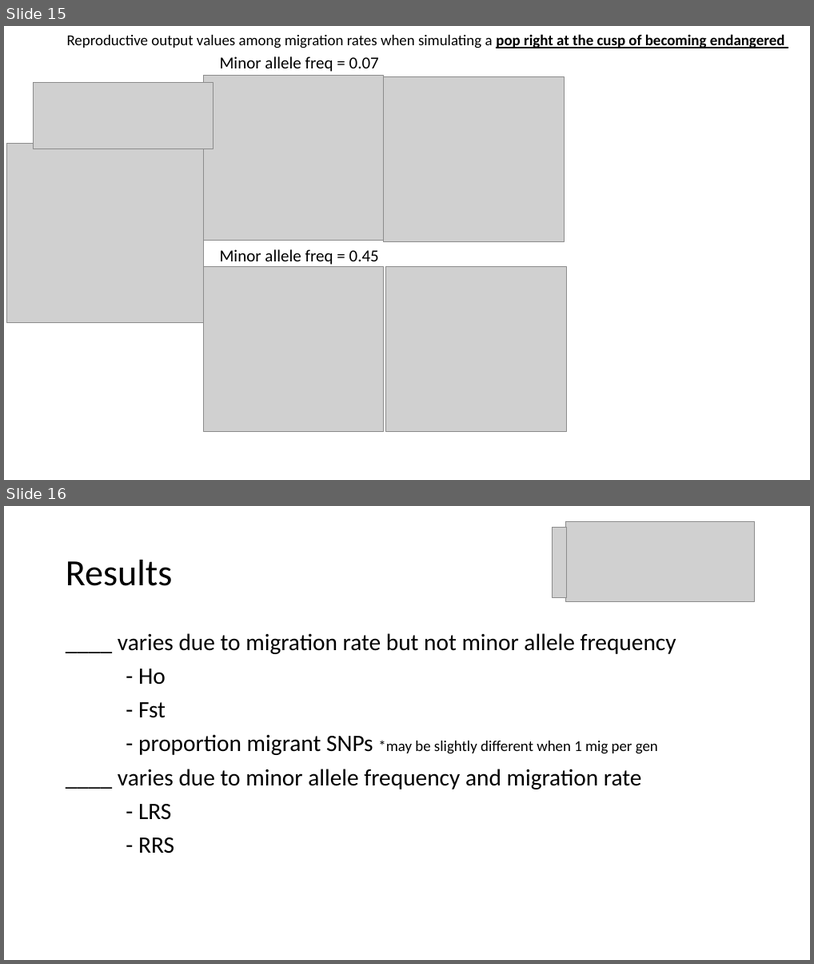
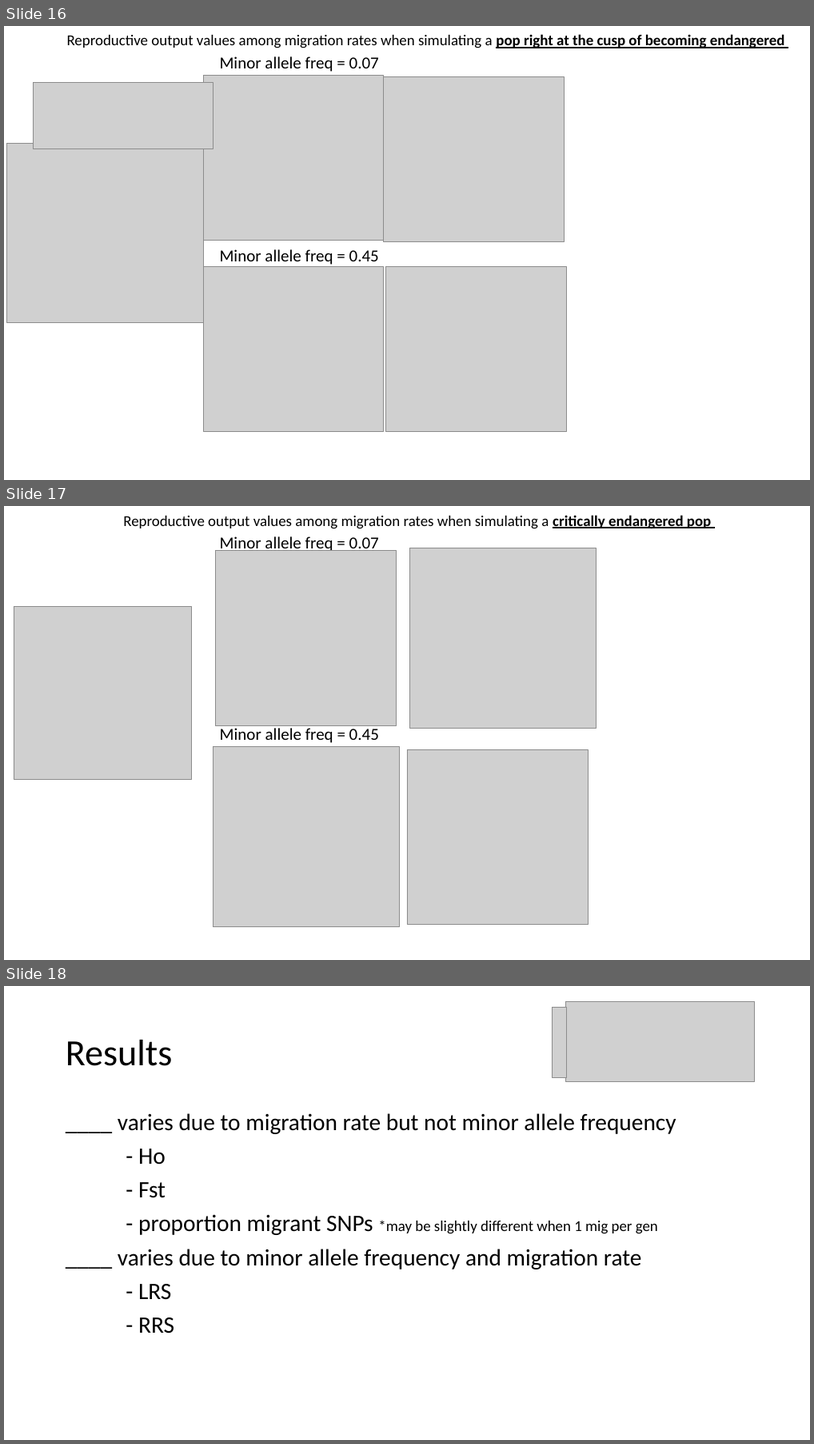
Before and after one commit to ginalamka/ComplexModel_ABM, a slide deck: Output_local/holding/figs/Figs_1.13.23.pptx. Shown one above the other, each under a label of ours: slides 15 and 16 before the commit, slides 16, 17 and 18 after it. The pictures are 814x964 and 814x1444 pixels, drawn with LibreOffice and Linux fonts; fonts in the diff are those of the drawing; grey boxes stand for pictures. Boxes give left, top, right and bottom in pixels: in the first picture for what was removed or moved away, otherwise in the second. Text is boxed around its words. In the diff, an @@ line names an element or a change of style, - is before the commit and + after.

```diff
--- a/Output_local/holding/figs/Figs_1.13.23.pptx
+++ b/Output_local/holding/figs/Figs_1.13.23.pptx
@@ slide 17 added at <box>4,506,810,960</box>, background #FFFFFF @@
@@ text added at <box>123,515,711,529</box>, 18 pt, text #000000 @@
+Reproductive output values among migration rates when simulating a critically endangered pop
@@ picture added at <box>216,550,397,725</box> @@
@@ text added at <box>220,536,379,554</box>, 20 pt, text #000000 @@
+Minor allele freq = 0.07
@@ picture added at <box>410,548,596,728</box> @@
@@ picture added at <box>14,607,192,779</box> @@
@@ text added at <box>220,725,379,743</box>, 20 pt, text #000000 @@
+Minor allele freq = 0.45
@@ picture added at <box>213,747,399,927</box> @@
@@ picture added at <box>407,749,588,924</box> @@
@@ what was slide 15 is now slide 16 @@
@@ what was slide 16 is now slide 18 @@
```
Also in this commit, not shown: 3 other slides added, 11 other files.
